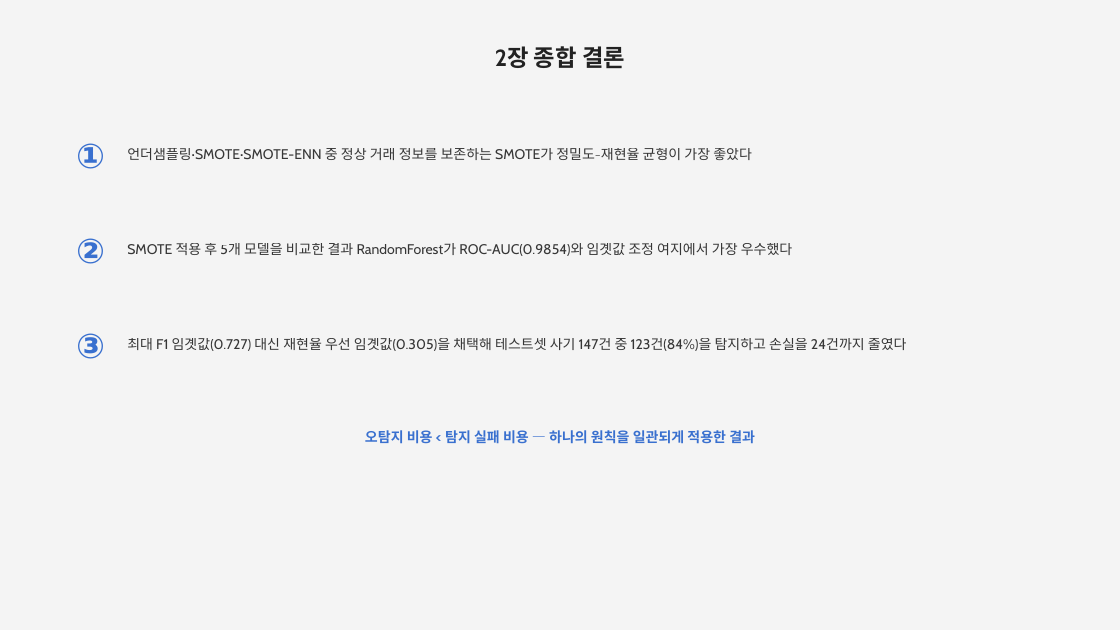
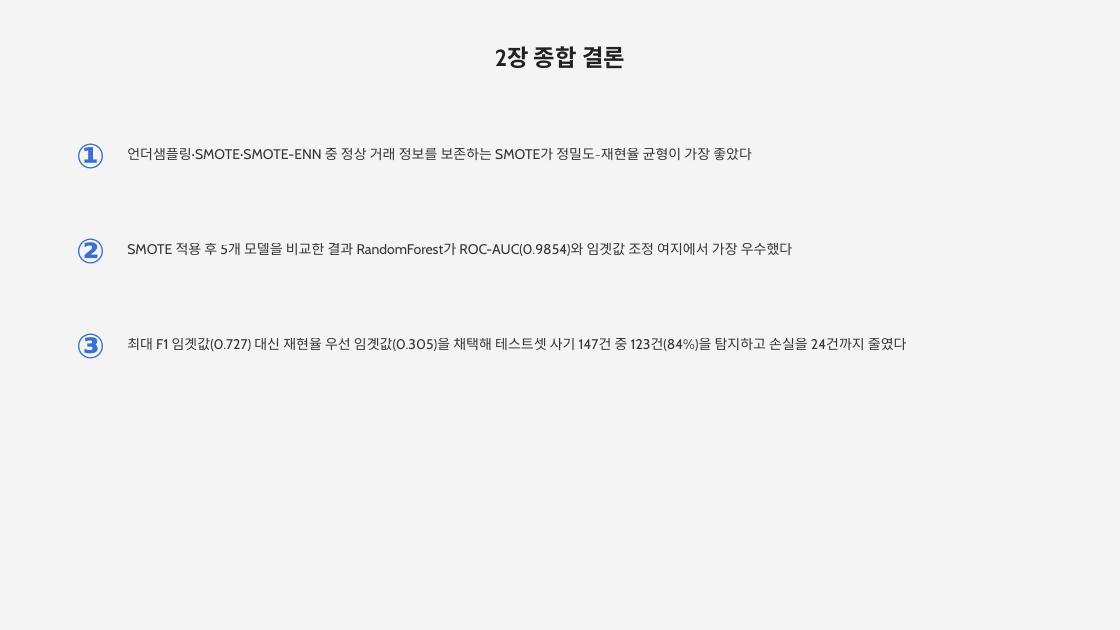
Before and after one commit to jcs19752510-ui/semi_project, a slide deck: slide 14 of report/4차/3_Credit_Card_Fraud_Detection(1).pptx (slide 15 before the commit). Drawn at 1120x630 pixels with LibreOffice and Linux fonts; fonts in the diff are those of the drawing. Boxes give left, top, right and bottom in pixels: in the first picture for what was removed or moved away, otherwise in the second. Text is boxed around its words. In the diff, an @@ line names an element or a change of style, - is before the commit and + after.

```diff
--- a/report/4차/3_Credit_Card_Fraud_Detection(1).pptx
+++ b/report/4차/3_Credit_Card_Fraud_Detection(1).pptx
@@ text removed at (365, 430, 755, 444) @@
-오탐지 비용 < 탐지 실패 비용 — 하나의 원칙을 일관되게 적용한 결과
```
Also in this commit, not shown: 9 other slides changed, 1 slide removed, 2 other files.
